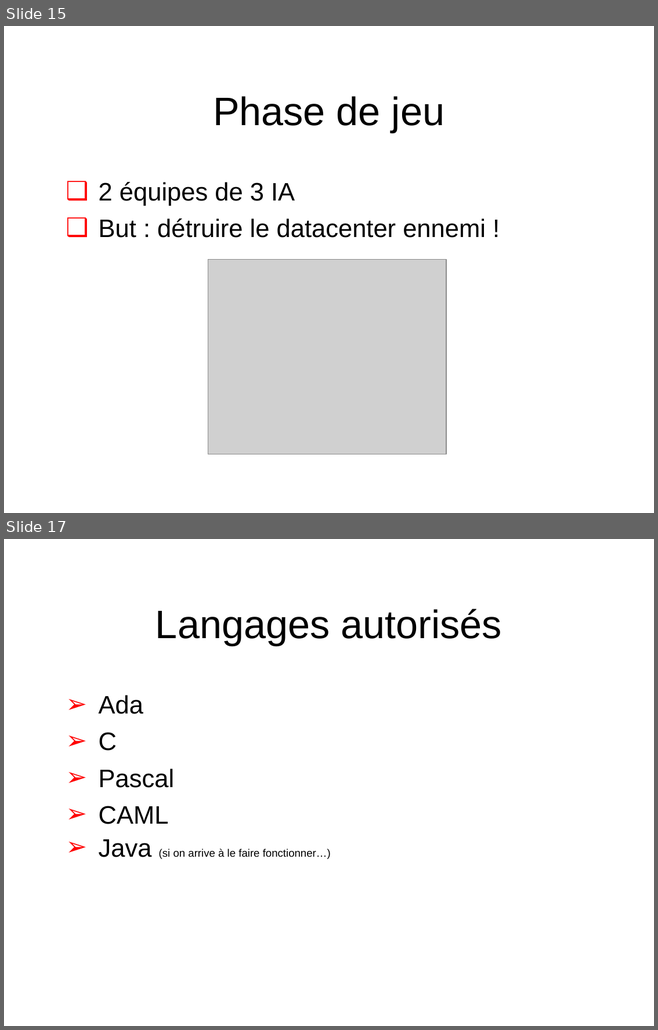
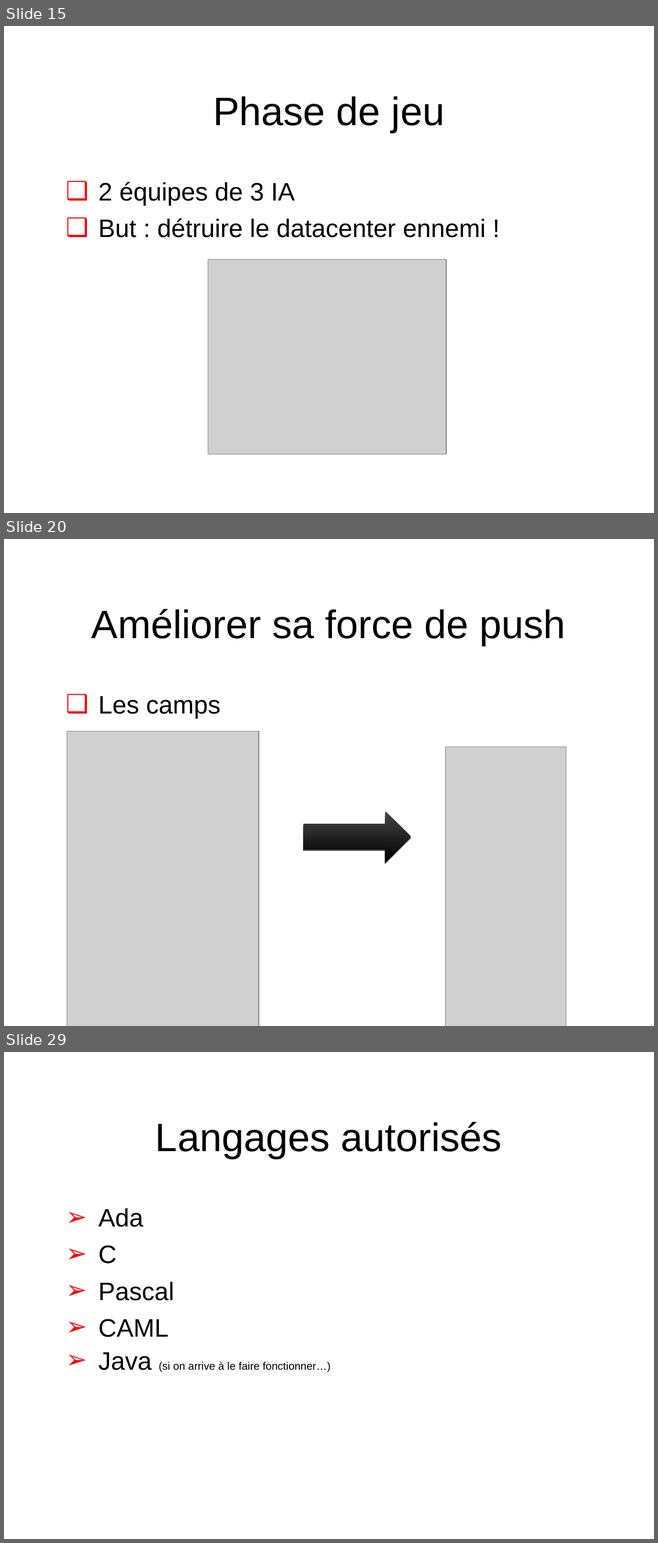
Before and after one commit to Scriptopathe/codinsa2015, a slide deck: Doc/Cod-INSA_Finale.ppt. Shown one above the other, each under a label of ours: slides 15 and 17 before the commit, slides 15, 20 and 29 after it; the slides between them are not shown. The pictures are 658x1030 and 658x1543 pixels, drawn with LibreOffice and Linux fonts; fonts in the diff are those of the drawing; grey boxes stand for pictures; background and template pictures are left out. Boxes give left, top, right and bottom in pixels: in the first picture for what was removed or moved away, otherwise in the second. Text is boxed around its words. In the diff, an @@ line names an element or a change of style, - is before the commit and + after.

```diff
--- a/Doc/Cod-INSA_Finale.ppt
+++ b/Doc/Cod-INSA_Finale.ppt
@@ slide 20 added at box(4, 539, 654, 1026), background #FFFFFF; not listed: 1 template element that a slide beside it also shows @@
@@ title added at box(92, 609, 565, 646), 44 pt, text #000000 @@
+Améliorer sa force de push
@@ text added at box(99, 696, 220, 719), 28 pt, text #000000 @@
+  ❑ Les camps
@@ picture added at box(67, 732, 259, 1026) @@
@@ picture added at box(445, 747, 565, 1026) @@
@@ right arrow added at box(303, 811, 411, 863), fill gradient #454545 to #000000 @@
@@ what was slide 17 is now slide 29 @@
```
Also in this commit, not shown: 1 slide changed, 11 other slides added, 26 other files.
